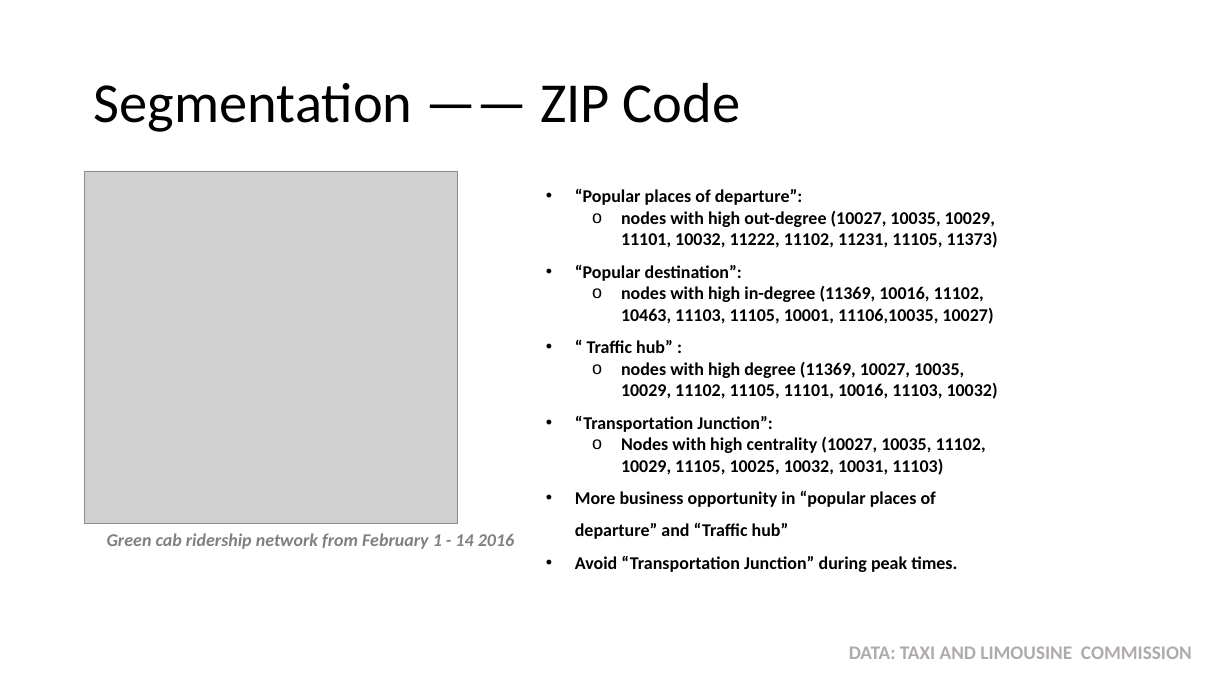
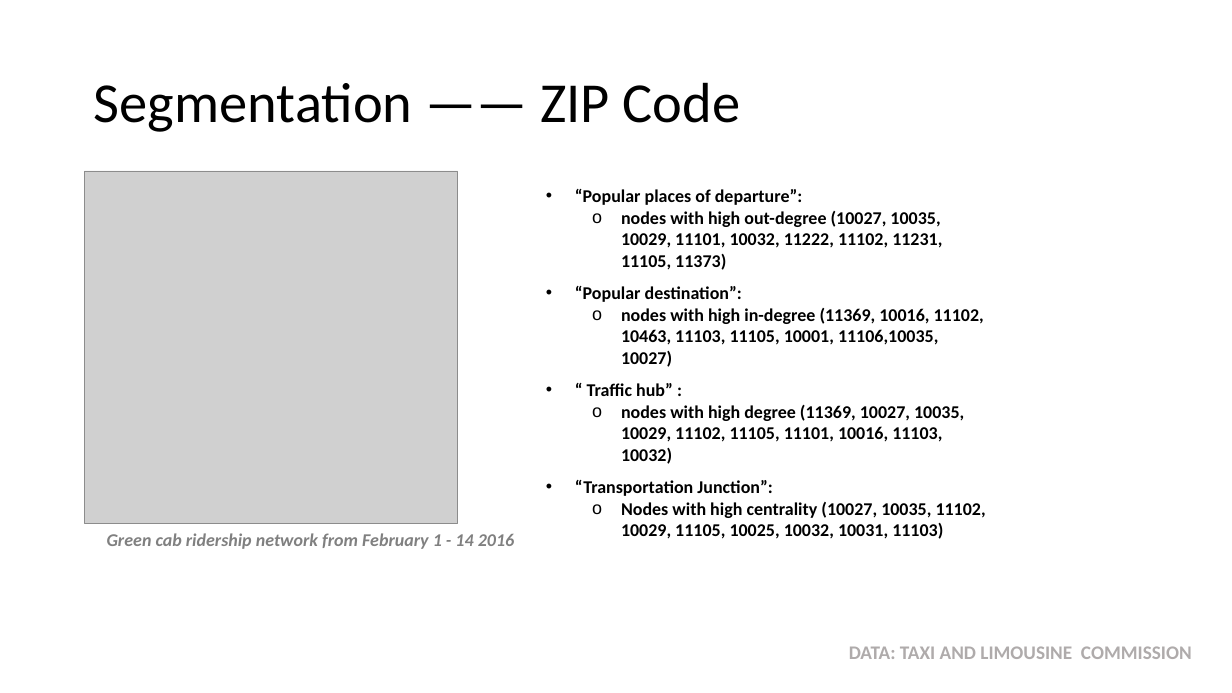
Before and after one commit to MiyainNYC/PySpark-Data-Challenge, a slide deck: slide 18 of DataChallengeAssessment.pptx. Drawn at 1232x693 pixels with LibreOffice and Linux fonts; fonts in the diff are those of the drawing; grey boxes stand for pictures. Boxes give left, top, right and bottom in pixels: in the first picture for what was removed or moved away, otherwise in the second. Text is boxed around its words. In the diff, an @@ line names an element or a change of style, - is before the commit and + after.

```diff
--- a/DataChallengeAssessment.pptx
+++ b/DataChallengeAssessment.pptx
@@ text at <box>575,491,957,572</box>: paragraphs removed @@
-• More business opportunity in “popular places of departure” and “Traffic hub”
-• Avoid “Transportation Junction” during peak times.
```
Also in this commit, not shown: 10 other slides changed, 4 slides added, 3 slides removed.
